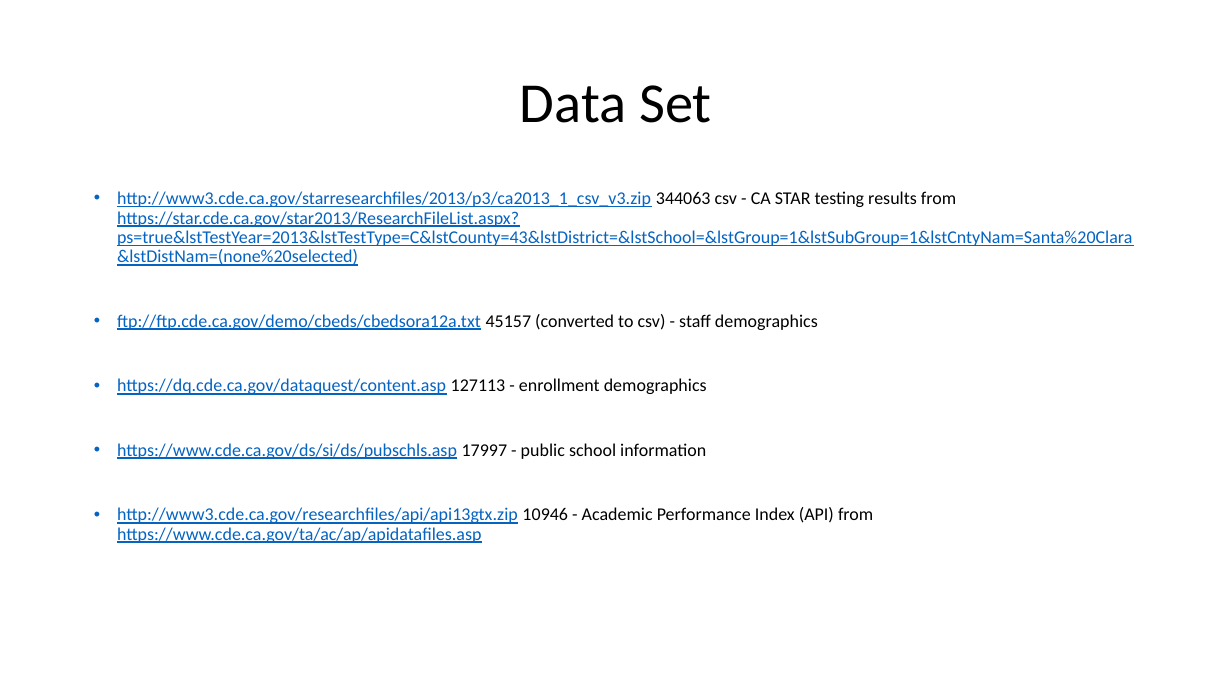
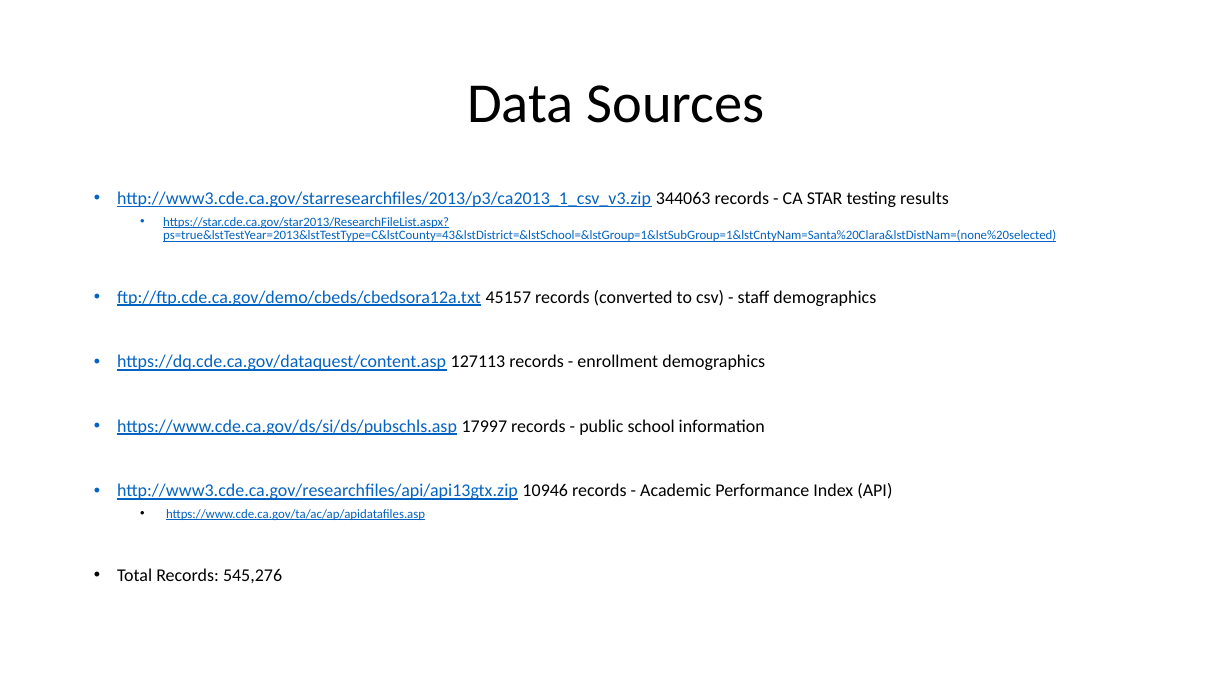
Before and after one commit to eddiebroeder/CS185C_Project, a slide deck: slide 3 of Determining Influential Factors of Student Success.pptx (slide 2 before the commit). Drawn at 1232x693 pixels with LibreOffice and Linux fonts; fonts in the diff are those of the drawing. Boxes give left, top, right and bottom in pixels: in the first picture for what was removed or moved away, otherwise in the second. Text is boxed around its words. In the diff, an @@ line names an element or a change of style, - is before the commit and + after.

Commit message:
Powerpoint is good

```diff
--- a/Determining Influential Factors of Student Success.pptx
+++ b/Determining Influential Factors of Student Success.pptx
@@ title at [467,85,764,123]: text changed @@
-Data Set
+Data Sources
@@ text at [117,191,1056,583]: text changed @@
-• http://www3.cde.ca.gov/starresearchfiles/2013/p3/ca2013_1_csv_v3.zip 344063 csv - CA STAR testing results from https://star.cde.ca.gov/star2013/ResearchFileList.aspx?ps=true&lstTestYear=2013&lstTestType=C&lstCounty=43&lstDistrict=&lstSchool=&lstGroup=1&lstSubGroup=1&lstCntyNam=Santa%20Clara&lstDistNam=(none%20selected)
-• ftp://ftp.cde.ca.gov/demo/cbeds/cbedsora12a.txt 45157 (converted to csv) - staff demographics
-• https://dq.cde.ca.gov/dataquest/content.asp 127113 - enrollment demographics
-• https://www.cde.ca.gov/ds/si/ds/pubschls.asp 17997 - public school information
-• http://www3.cde.ca.gov/researchfiles/api/api13gtx.zip 10946 - Academic Performance Index (API) from https://www.cde.ca.gov/ta/ac/ap/apidatafiles.asp
+• http://www3.cde.ca.gov/starresearchfiles/2013/p3/ca2013_1_csv_v3.zip 344063 records - CA STAR testing results
+  • https://star.cde.ca.gov/star2013/ResearchFileList.aspx?ps=true&lstTestYear=2013&lstTestType=C&lstCounty=43&lstDistrict=&lstSchool=&lstGroup=1&lstSubGroup=1&lstCntyNam=Santa%20Clara&lstDistNam=(none%20selected)
+• ftp://ftp.cde.ca.gov/demo/cbeds/cbedsora12a.txt 45157 records (converted to csv) - staff demographics
+• https://dq.cde.ca.gov/dataquest/content.asp 127113 records - enrollment demographics
+• https://www.cde.ca.gov/ds/si/ds/pubschls.asp 17997 records - public school information
+• http://www3.cde.ca.gov/researchfiles/api/api13gtx.zip 10946 records - Academic Performance Index (API)
+  • https://www.cde.ca.gov/ta/ac/ap/apidatafiles.asp
+• Total Records: 545,276
```
Also in this commit, not shown: 2 other slides changed, 11 slides added, 2 slides removed.
